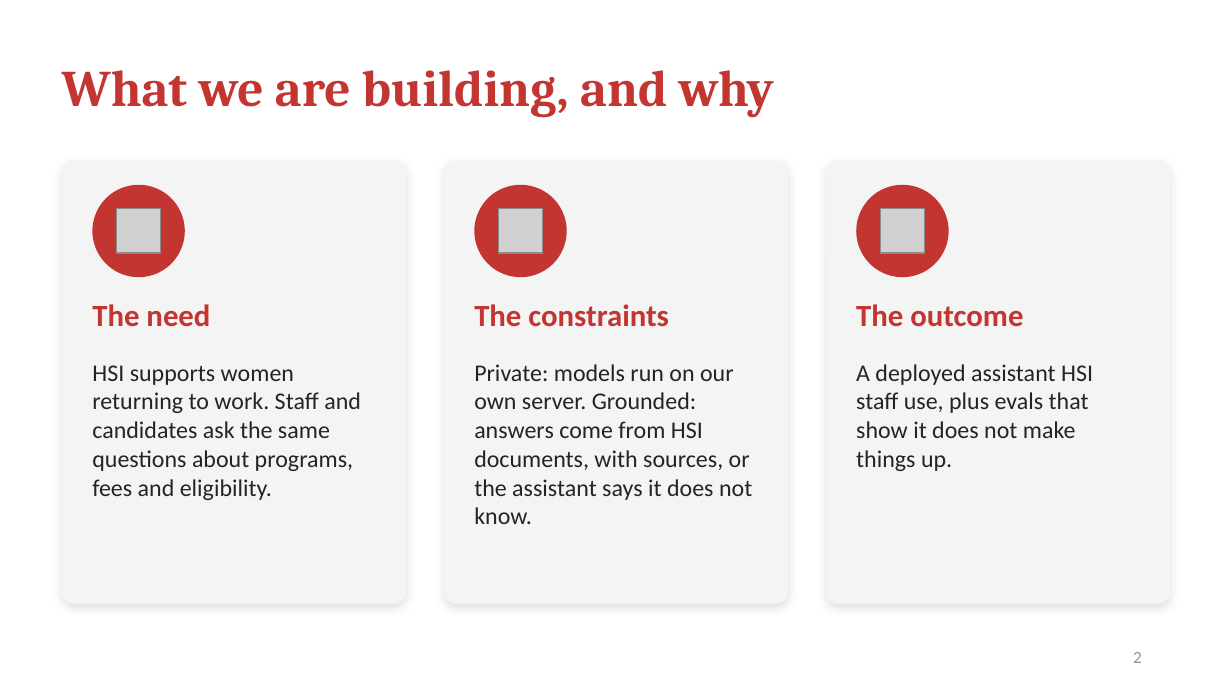
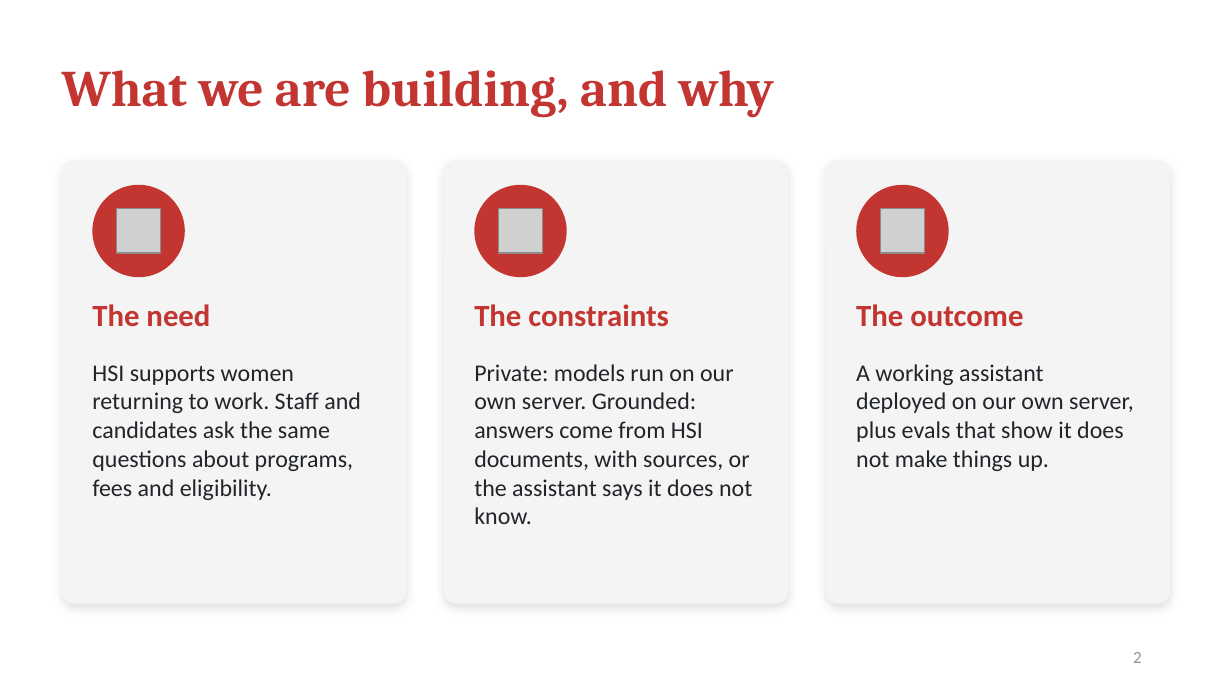
Before and after one commit to arshdeep-bengaluru/hsi-ai-training, a slide deck: slide 2 of slides/HSI_RAG_Dev_Workshop.pptx. Drawn at 1232x693 pixels with LibreOffice and Linux fonts; fonts in the diff are those of the drawing; grey boxes stand for pictures. Boxes give left, top, right and bottom in pixels: in the first picture for what was removed or moved away, otherwise in the second. Text is boxed around its words. In the diff, an @@ line names an element or a change of style, - is before the commit and + after.

```diff
--- a/slides/HSI_RAG_Dev_Workshop.pptx
+++ b/slides/HSI_RAG_Dev_Workshop.pptx
@@ text at <box>856,364,1134,471</box>: text changed @@
-A deployed assistant HSI staff use, plus evals that show it does not make things up.
+A working assistant deployed on our own server, plus evals that show it does not make things up.
```
Also in this commit, not shown: 2 other slides changed, 1 other file.
